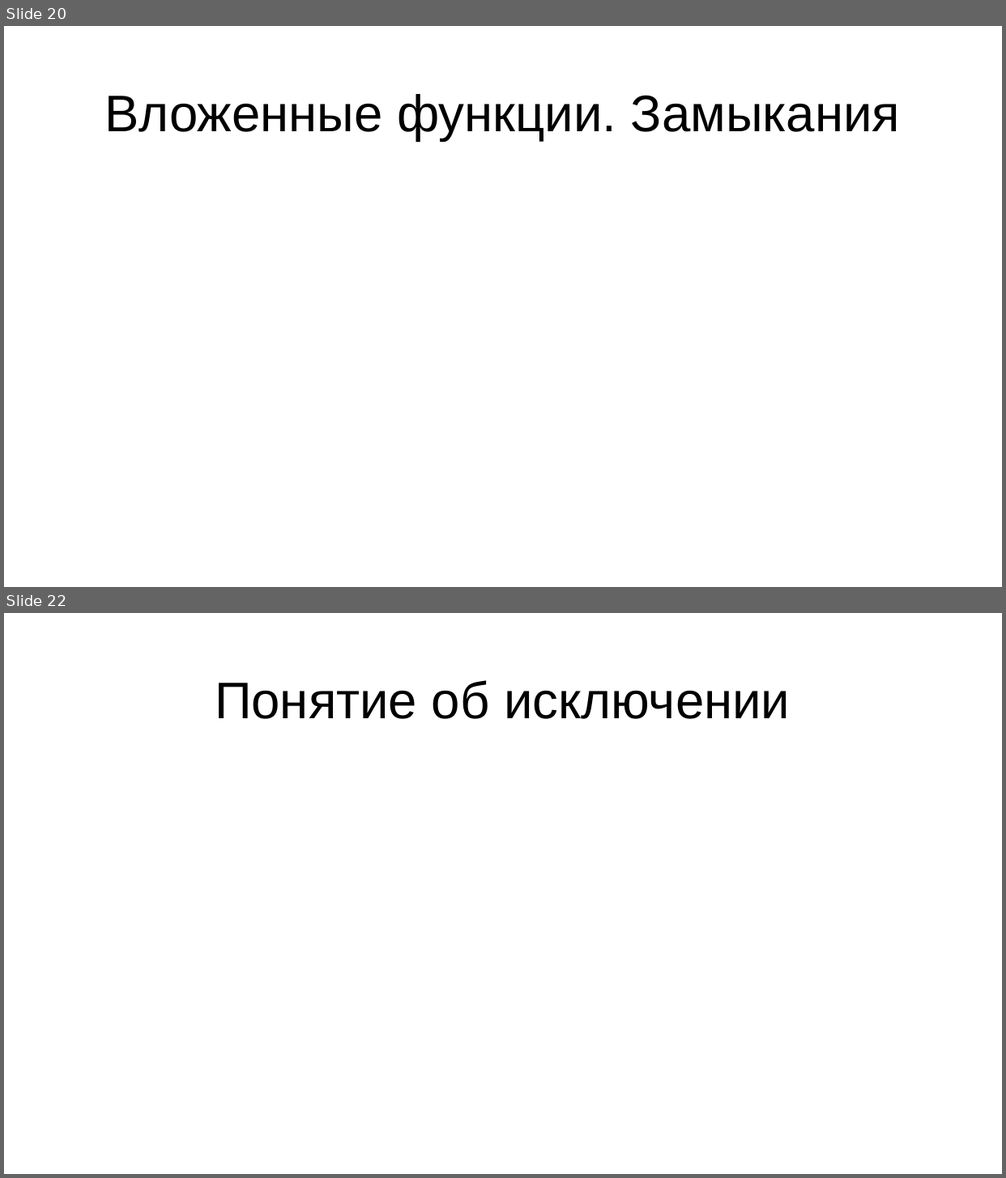
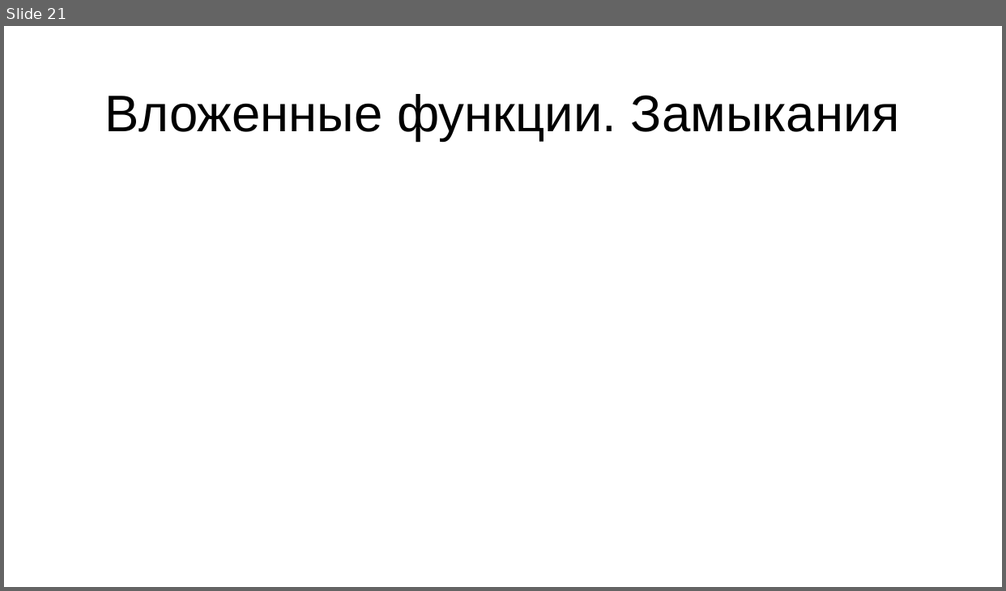
Before and after one commit to maxchv/LearnPython, a slide deck: week05/Exceptions.pptx. Shown one above the other, each under a label of ours: slides 20 and 22 before the commit, slide 21 after it; the slides between them are not shown. The pictures are 1006x1178 and 1006x591 pixels, drawn with LibreOffice and Linux fonts; fonts in the diff are those of the drawing. Boxes give left, top, right and bottom in pixels: in the first picture for what was removed or moved away, otherwise in the second. Text is boxed around its words. In the diff, an @@ line names an element or a change of style, - is before the commit and + after.

```diff
--- a/week05/Exceptions.pptx
+++ b/week05/Exceptions.pptx
@@ slide 22 removed at bbox=[4, 613, 1002, 1174], background #FFFFFF @@
@@ title removed at bbox=[215, 680, 790, 719] @@
-Понятие об исключении
@@ what was slide 20 is now slide 21 @@
```
Also in this commit, not shown: 3 slides changed, 2 slides added, 4 other slides removed, 1 other file.
